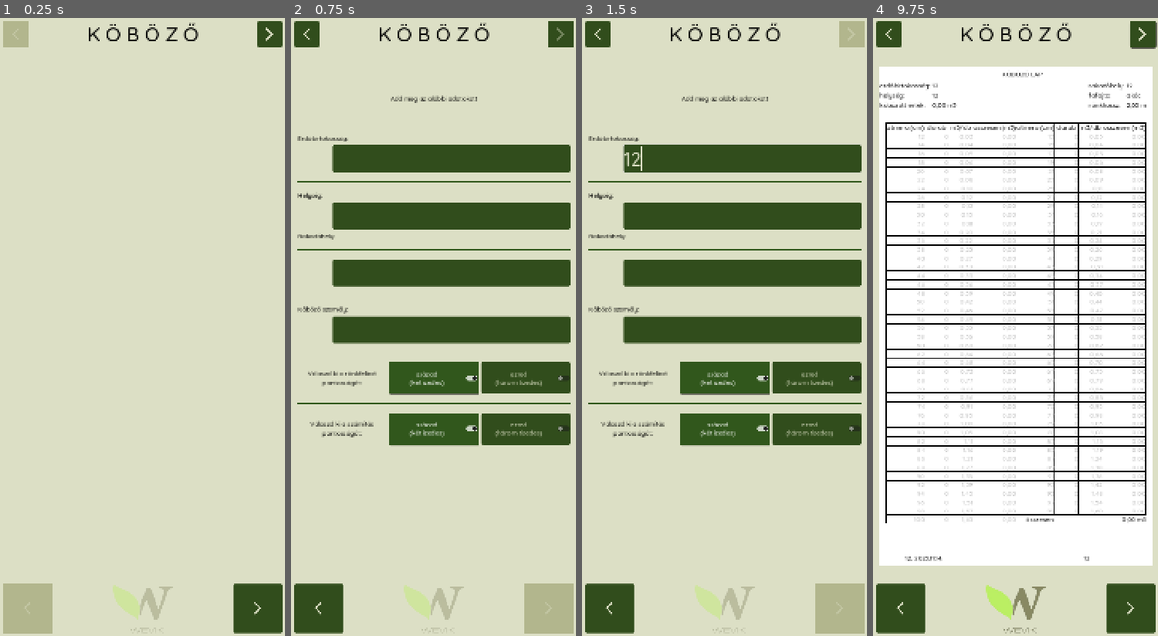
Above: before the commit, frames 1-4 (left to right).
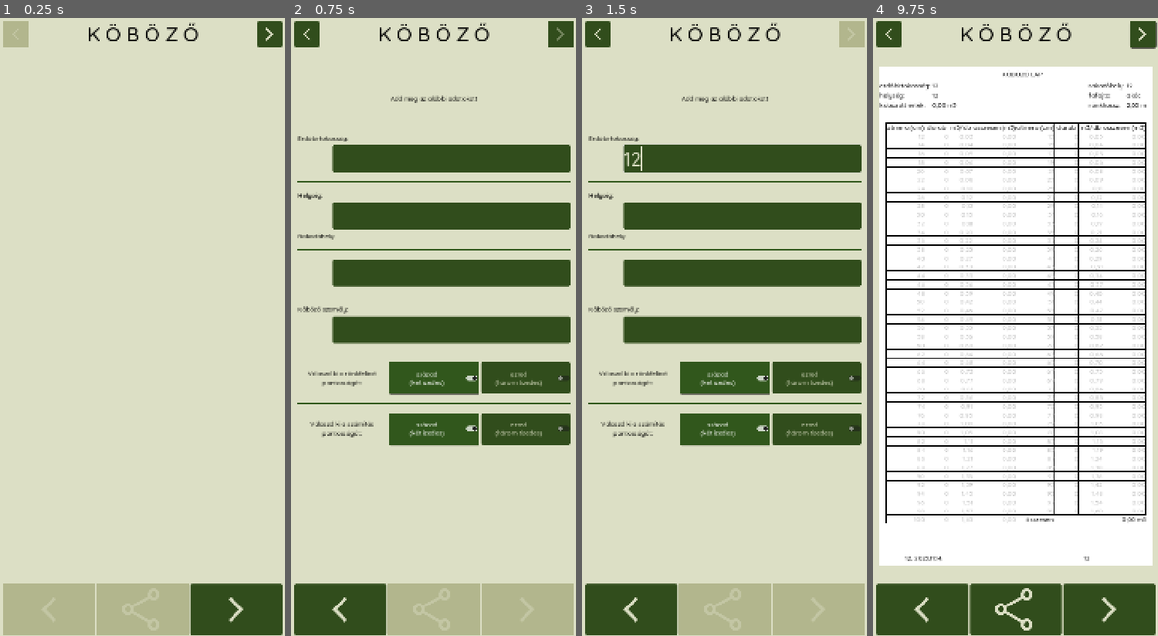
Above: after the commit, the same moments.

Repository: rolika/kob_g
Game: Godot game, scene res://main.tscn
Two runs of this game, one before a commit and one after it. Both use one fixed random seed, a clock stepped at 60 frames per second and the inputs below.
Inputs (mouse positions are in pixels of both pictures, inside the frame that each line leads up to):
- Up to frame 1 (0.25 s): no input
- Up to frame 2 (0.75 s): click (558, 36) at 0.52 s
- Up to frame 3 (1.5 s): click (741, 160) at 1.27 s; type "12" at 1.35 s
- Up to frame 4 (9.75 s): click (1032, 215) at 1.5 s; type "12" at 1.58 s; click (1032, 271) at 1.73 s; type "12" at 1.82 s; click (1032, 327) at 2.02 s; type "12" at 2.1 s; click "század (két izedes)" at 2.75 s; click "ezred (három tizedes)" at 3.5 s; click (1140, 36) at 4.27 s; click "akác" at 5 s; click "2,00 m" at 5.75 s; click (1123, 129) at 6.52 s; click (907, 129) at 7.25 s; click (1123, 129) at 8.02 s; click (907, 129) at 8.75 s; click (1140, 36) at 9.52 s

The runs differ from the first frame. In frame 1, 5.2% of the frame differs, in the area x 1-100%, y 91-100%; in frame 2, 5.3%; in frame 3, 5.3%; in frame 4, 5.5%.

Commit message:
add new_icons

Diff:
--- a/scenes/hud.tscn
+++ b/scenes/hud.tscn
@@ -1,23 +1,13 @@
-[gd_scene load_steps=12 format=3 uid="uid://cumltahf0qpyi"]
+[gd_scene load_steps=8 format=3 uid="uid://cumltahf0qpyi"]
 
 [ext_resource type="Script" uid="uid://do1juptun06q8" path="res://scripts/hud.gd" id="1_6fi6k"]
 [ext_resource type="Texture2D" uid="uid://bgvnxgaceb36u" path="res://assets/icons/backward_icon.png" id="1_oo0fn"]
 [ext_resource type="Texture2D" uid="uid://bjgcj1ja71uec" path="res://assets/icons/forward_icon.png" id="2_5ysmq"]
-[ext_resource type="Texture2D" uid="uid://o7vhkl1djkdl" path="res://assets/icons/wevik_icon.png" id="3_5ysmq"]
+[ext_resource type="Texture2D" uid="uid://cw65akmhmae11" path="res://assets/icons/share_icon.png" id="4_6fi6k"]
+[ext_resource type="Texture2D" uid="uid://bs4qnh1nsrnwk" path="res://assets/icons/backward_icon_big.png" id="4_047uy"]
+[ext_resource type="Texture2D" uid="uid://dofpwxuvim7ax" path="res://assets/icons/forward_icon_big.png" id="6_5pdws"]
 
 [sub_resource type="StyleBoxEmpty" id="StyleBoxEmpty_6fi6k"]
-
-[sub_resource type="StyleBoxEmpty" id="StyleBoxEmpty_uo2fv"]
-
-[sub_resource type="StyleBoxEmpty" id="StyleBoxEmpty_047uy"]
-
-[sub_resource type="StyleBoxEmpty" id="StyleBoxEmpty_5ysmq"]
-
-[sub_resource type="StyleBoxEmpty" id="StyleBoxEmpty_5pdws"]
-
-[sub_resource type="StyleBoxEmpty" id="StyleBoxEmpty_0i1j5"]
-
-[sub_resource type="StyleBoxEmpty" id="StyleBoxEmpty_hd3ao"]
 
 [node name="Hud" type="MarginContainer"]
 offset_right = 720.0
@@ -74,25 +64,21 @@
 [node name="BackwardButton" type="Button" parent="VBoxContainer/FooterContainer"]
 custom_minimum_size = Vector2(123, 123)
 layout_mode = 2
-icon = ExtResource("1_oo0fn")
+size_flags_horizontal = 3
+icon = ExtResource("4_047uy")
 icon_alignment = 1
 
 [node name="ShareButton" type="Button" parent="VBoxContainer/FooterContainer"]
 layout_mode = 2
 size_flags_horizontal = 3
-theme_override_styles/focus = SubResource("StyleBoxEmpty_uo2fv")
-theme_override_styles/disabled = SubResource("StyleBoxEmpty_047uy")
-theme_override_styles/hover_mirrored = SubResource("StyleBoxEmpty_5ysmq")
-theme_override_styles/hover = SubResource("StyleBoxEmpty_5pdws")
-theme_override_styles/pressed = SubResource("StyleBoxEmpty_0i1j5")
-theme_override_styles/normal = SubResource("StyleBoxEmpty_hd3ao")
-icon = ExtResource("3_5ysmq")
+icon = ExtResource("4_6fi6k")
 icon_alignment = 1
 
 [node name="ForwardButton" type="Button" parent="VBoxContainer/FooterContainer"]
 custom_minimum_size = Vector2(123, 123)
 layout_mode = 2
-icon = ExtResource("2_5ysmq")
+size_flags_horizontal = 3
+icon = ExtResource("6_5pdws")
 icon_alignment = 1
 
 [connection signal="pressed" from="VBoxContainer/HeaderContainer/BackwardButton" to="." method="_on_backward_button_pressed"]
Binary file added: assets/icons/backward_icon_big.png
Not shown, added: assets/icons/backward_icon_big.png.import
Binary file added: assets/icons/forward_icon_big.png
Not shown, added: assets/icons/forward_icon_big.png.import
Binary file added: assets/icons/share_icon.png
Not shown, added: assets/icons/share_icon.png.import
